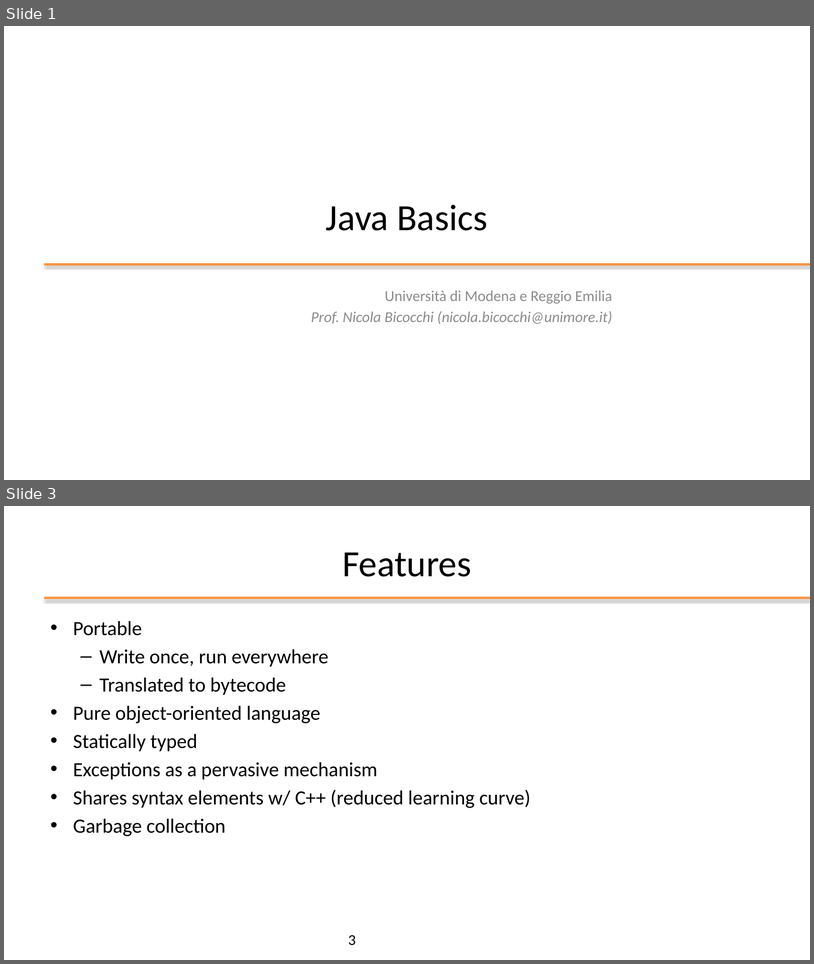
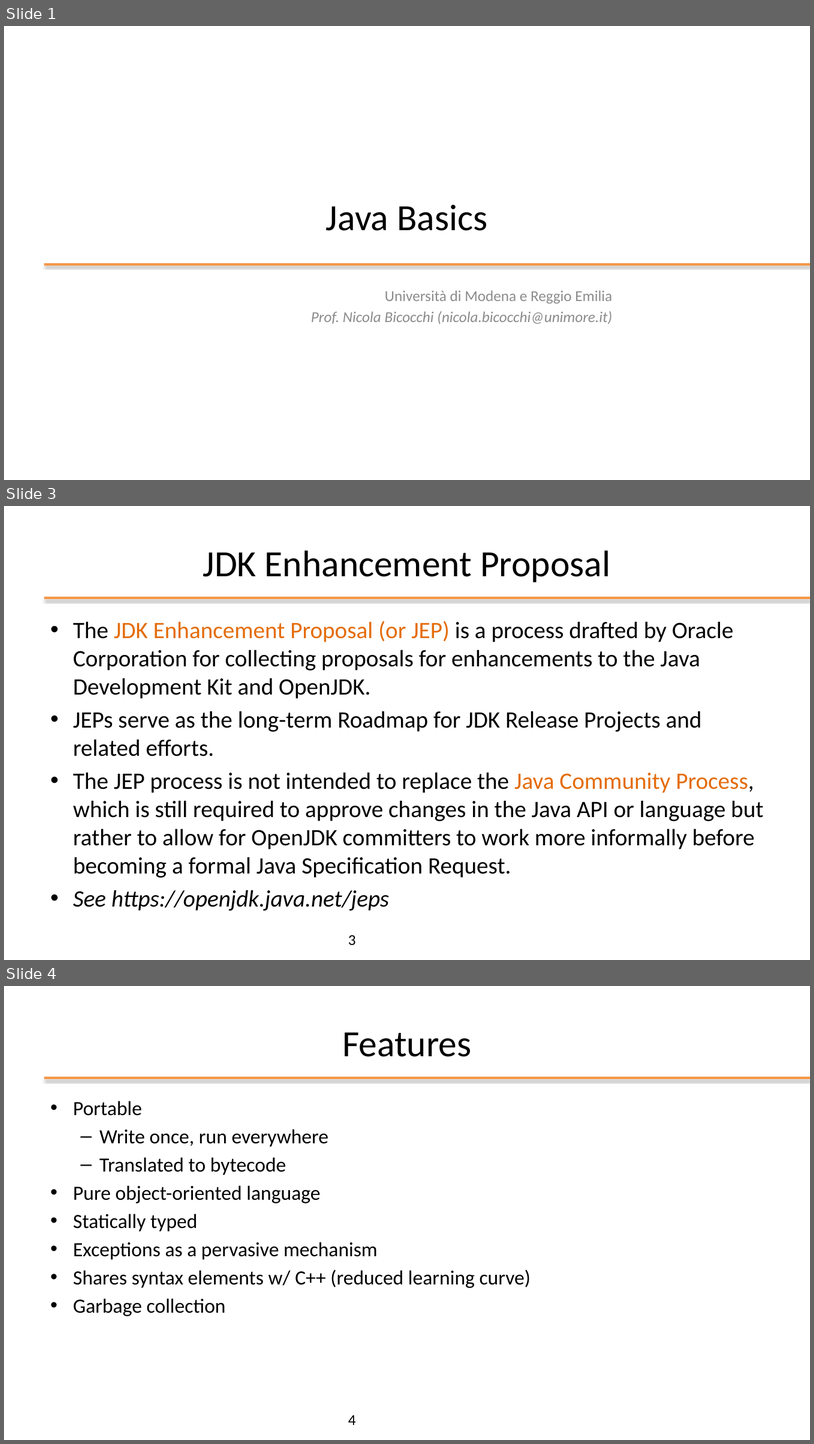
Before and after one commit to plctechnician/ooprogramming, a slide deck: java/slides/ppt/02 - Java Basics.pptx. Shown one above the other, each under a label of ours: slides 1 and 3 before the commit, slides 1, 3 and 4 after it; the slides between them are not shown. The pictures are 814x964 and 814x1444 pixels, drawn with LibreOffice and Linux fonts; fonts in the diff are those of the drawing; background and template pictures are left out. Boxes give left, top, right and bottom in pixels: in the first picture for what was removed or moved away, otherwise in the second. Text is boxed around its words. In the diff, an @@ line names an element or a change of style, - is before the commit and + after.

```diff
--- a/java/slides/ppt/02 - Java Basics.pptx
+++ b/java/slides/ppt/02 - Java Basics.pptx
@@ slide 3 added at [4, 506, 810, 960], background #FFFFFF; not listed: 1 template element that a slide beside it also shows @@
@@ title added at [203, 550, 611, 582], 44 pt, text #000000 @@
+JDK Enhancement Proposal
@@ text added at [73, 621, 764, 910], 28 pt, text #000000 @@
+• The JDK Enhancement Proposal (or JEP) is a process drafted by Oracle Corporation for collecting proposals for enhancements to the Java Development Kit and OpenJDK.
+• JEPs serve as the long-term Roadmap for JDK Release Projects and related efforts.
+• The JEP process is not intended to replace the Java Community Process, which is still required to approve changes in the Java API or language but rather to allow for OpenJDK committers to work more informally before becoming a formal Java Specification Request.
+• See https://openjdk.java.net/jeps
@@ page number added at [348, 934, 356, 945], 18 pt, text #000000 @@
+3
@@ what was slide 3 is now slide 4 @@
@@ page number at [348, 1414, 356, 1425]: text changed @@
-3
+4
```
Also in this commit, not shown: 1 slide changed, 1 other slide added, 9 other files.
